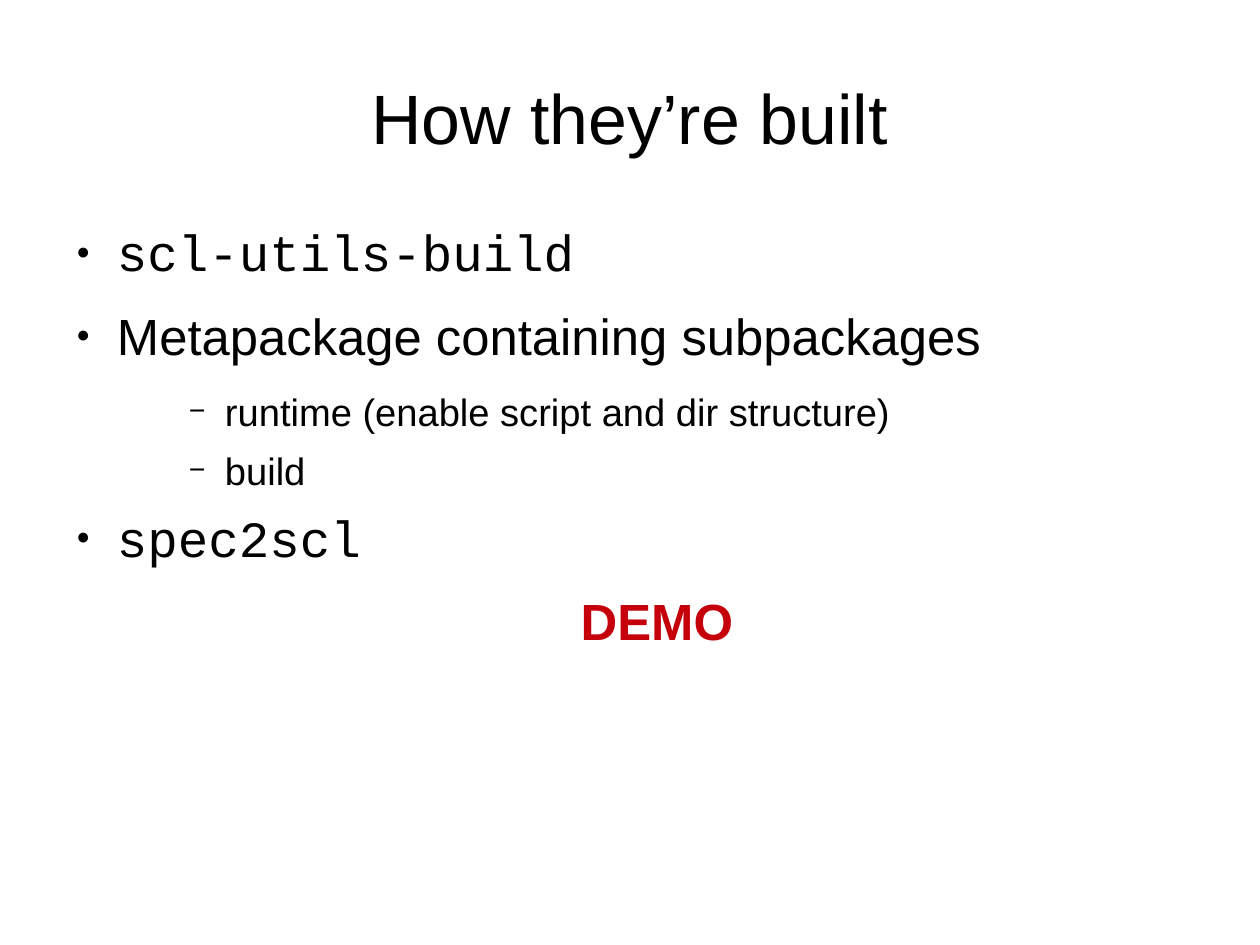
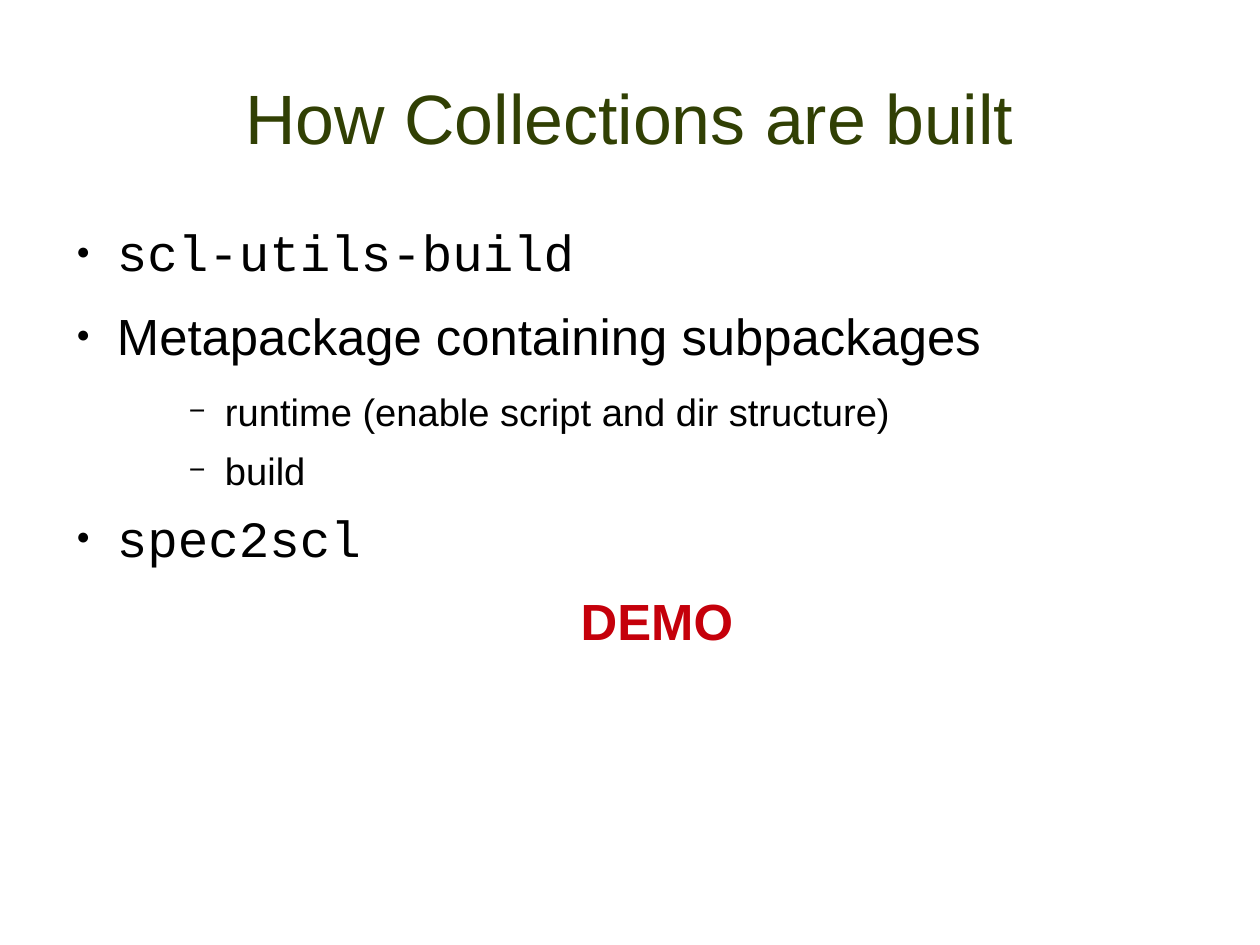
Before and after one commit to misterbonnie/presentations, a slide deck: slide 22 of lugdec14.odp (slide 17 before the commit). Drawn at 1260x945 pixels with LibreOffice and Linux fonts; fonts in the diff are those of the drawing; background and template pictures are left out. Boxes give left, top, right and bottom in pixels: in the first picture for what was removed or moved away, otherwise in the second. Text is boxed around its words. In the diff, an @@ line names an element or a change of style, - is before the commit and + after.

```diff
--- a/lugdec14.odp
+++ b/lugdec14.odp
@@ title at (x1=245, y1=93, x2=1013, y2=145): text changed; text colour #000000 to #314004 @@
-How they’re built
+How Collections are built
```
Also in this commit, not shown: 17 other slides changed, 8 slides added, 1 other file.
